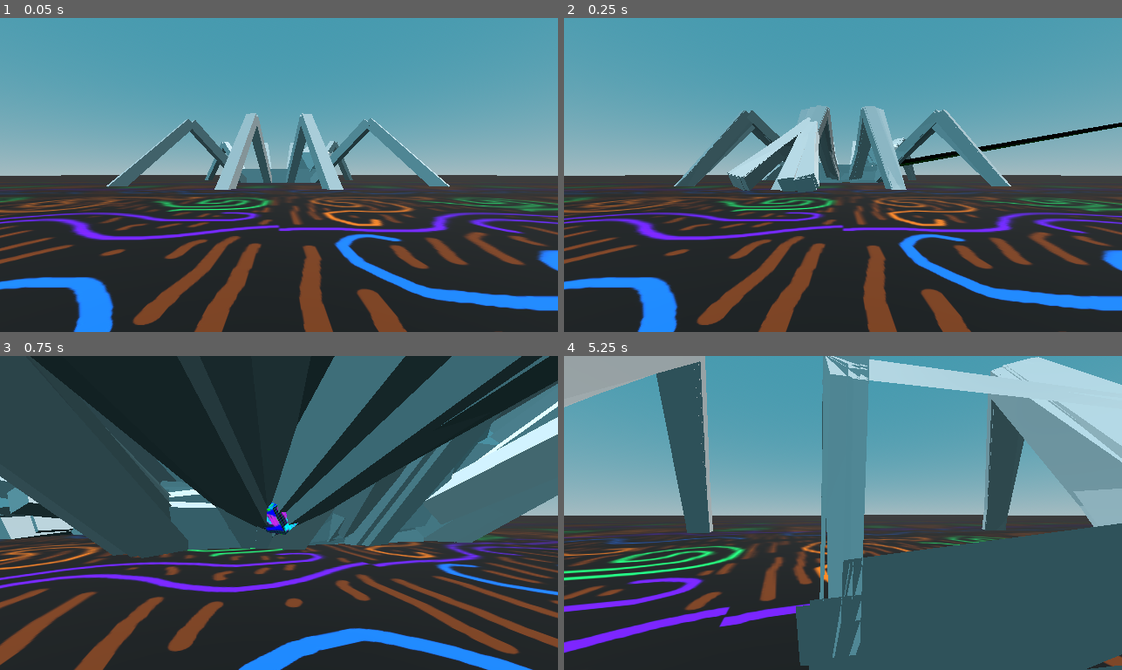
Above: before the commit, frames 1-4 (two rows, left to right).
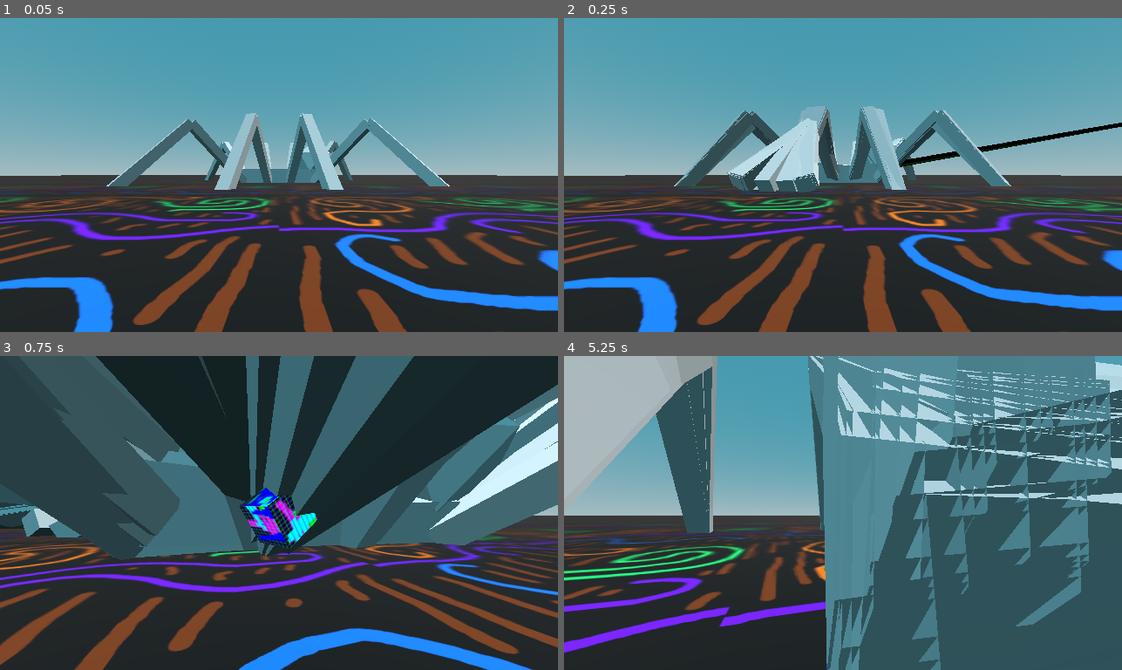
Above: after the commit, the same moments.

Repository: officialErnests/de-ai-ed
Game: Godot game, scene res://scenes/main.tscn
Same seed, same stepped clock (60 frames per second), same inputs: the game is played once before the commit and once after it.
Inputs (mouse positions are in pixels of both pictures, inside the frame that each line leads up to):
- Up to frame 1 (0.05 s): no input
- Up to frame 2 (0.25 s): no input
- Up to frame 3 (0.75 s): tap Enter at 0.5 s; move the mouse to (306, 513) at 0.52 s; press the mouse at (306, 513) at 0.53 s; hold W (movement_forward) from 0.53 s (still down)
- Up to frame 4 (5.25 s): release W (movement_forward) at 1.25 s; release the mouse at (870, 513) at 1.25 s; drag from (731, 528) to (815, 575) at 1.27 s; move the mouse to (898, 443) at 2.02 s; hold D (movement_right) 2.03-2.75 s; hold Mouse wheel down (scroll_down) 2.03-2.75 s; drag from (815, 575) to (675, 465) at 2.77 s; move the mouse to (1010, 560) at 3.52 s; press the mouse at (1010, 560) at 3.53 s; hold A (movement_left) 3.53-4.25 s; release the mouse at (1010, 560) at 4.25 s; drag from (675, 465) to (759, 434) at 4.27 s; tap Space at 5 s; move the mouse to (870, 513) at 5.02 s; hold S (movement_backward) from 5.03 s (still down); hold Mouse wheel down (scroll_down) from 5.03 s (still down); click (870, 513) at 5.17 s

Frame 1 is identical in both runs. In frame 2, 1.2% of the frame differs, in the area x 21-100%, y 27-56%; in frame 3, 25%; in frame 4, 35%, in the area x 0-100%, y 0-100%.

Commit message:
Still working on hiveming bug but it does the learning thing :DD

Diff:
--- a/scenes/main.tscn
+++ b/scenes/main.tscn
@@ -93,3 +93,5 @@
 [node name="Spidersss" type="Node3D" parent="."]
 script = ExtResource("7_tipki")
 training_time = 5
+mutation_chance = 100
+mutation_range = 100.0
--- a/scenes/spider.tscn
+++ b/scenes/spider.tscn
@@ -485,6 +485,7 @@
 
 [node name="Spider" type="Node3D" node_paths=PackedStringArray("goal", "text", "line")]
 script = ExtResource("1_algeo")
+LAYER_COUNT = 2
 goal = NodePath("Goal")
 text = NodePath("Goal/Label3D")
 line = NodePath("Goal/MeshInstance3D")
--- a/scripts/agent.gd
+++ b/scripts/agent.gd
@@ -57,6 +57,10 @@
 func getBrain():
 	return neuron_layers
 
+func flavoring(p_mutation_chance, p_mutation_range):
+	for iter_neuron_layer in neuron_layers:
+		iter_neuron_layer.flavor(p_mutation_chance, p_mutation_range)
+
 func updateVisualisation():
 	var distance = goal.global_position.distance_to(spider_skel.global_position)
 	# line.material_override.albedo_color = Color(prev_range - distance, distance - prev_range, 0, 1)
@@ -84,6 +88,9 @@
 			for i in range(p_neurons):
 				neurons.append(Neuron.new(p_inputs))
 				neurons[i].scramble()
+	func flavor(p_mutation_chance, p_mutation_range):
+		for iter_neuron in neurons:
+			iter_neuron.flavorful(p_mutation_chance, p_mutation_range)
 	func calc(p_inputs):
 		var result = []
 		for i in range(neurons.size()):
@@ -99,6 +106,15 @@
 	func load(p_weights, p_bias):
 		weights = p_weights
 		bias = p_bias
+	func flavorful(p_mutation_chance, p_mutation_range):
+		for iter_weight in weights:
+			if randf_range(0, 100) < p_mutation_chance:
+				iter_weight += randf_range(-p_mutation_range, p_mutation_range)
+				iter_weight *= 0.99
+		if randf_range(0, 100) < p_mutation_chance:
+			bias += randf_range(-p_mutation_range, p_mutation_range)
+			bias *= 0.99
+
 	func scramble():
 		for i in range(inputs_size):
 			weights.append(randf_range(-1, 1))
--- a/scripts/spidersss.gd
+++ b/scripts/spidersss.gd
@@ -8,6 +8,8 @@
 @export var spiders_per_batch = 31
 @export var training_time = 10
 @export var keep_best = true
+@export var mutation_chance = 1
+@export var mutation_range = 0.1
 
 var time_left = 0
 
@@ -34,19 +36,18 @@
 func modifySummon(p_randomm_picker: WeightedRandom):
 	for y in range(spiders_batches):
 		for x in range(spiders_per_batch):
-			if keep_best:
-				if x == 0:
-					pass
-				spawnSpider(x + 2, y, p_randomm_picker.getMax())
+			if keep_best and x == 0:
+				spawnSpider(x + 2, y, p_randomm_picker.getMax(), false)
 				continue
-			spawnSpider(x + 2, y, p_randomm_picker.getRandom())
+			spawnSpider(x + 2, y, p_randomm_picker.getRandom(), true)
+
 
 func summonSpiders():
 	for y in range(spiders_batches):
 		for x in range(spiders_per_batch):
-			spawnSpider(x + 2, y, null)
+			spawnSpider(x + 2, y, null, false)
 
-func spawnSpider(col_layer, y_indx, p_loaded_brain):
+func spawnSpider(col_layer, y_indx, p_loaded_brain, p_flavoring):
 	var temp_spider = spider_preload.instantiate()
 	temp_spider.position = position + Vector3(20 * y_indx, 0, 0)
 	var temp_node = temp_spider.get_node("Skeleton3D/PhysicalBoneSimulator3D")
@@ -55,6 +56,8 @@
 	spiders_arr.append(temp_spider)
 	if p_loaded_brain:
 		temp_spider.loadBrain(p_loaded_brain)
+		if p_flavoring:
+			temp_spider.flavoring(mutation_chance, mutation_range)
 	else:
 		temp_spider.genBrain()
 
